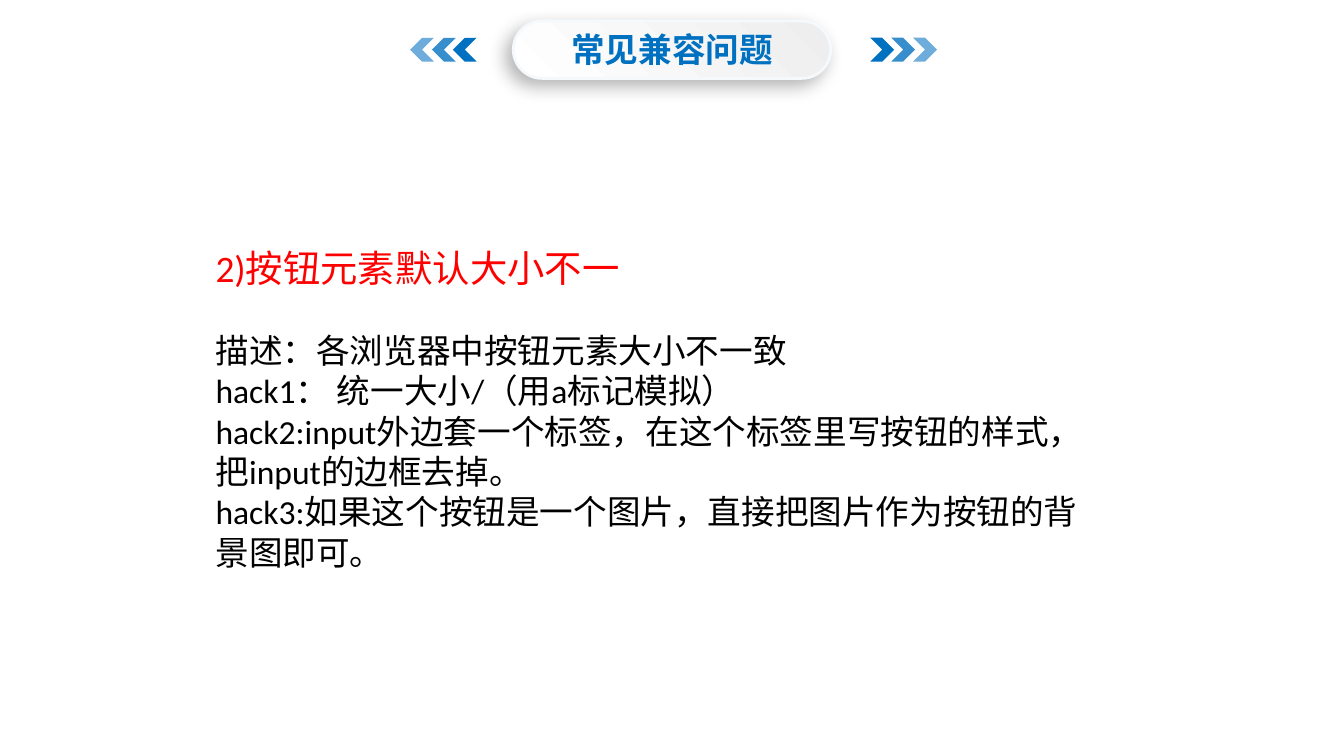
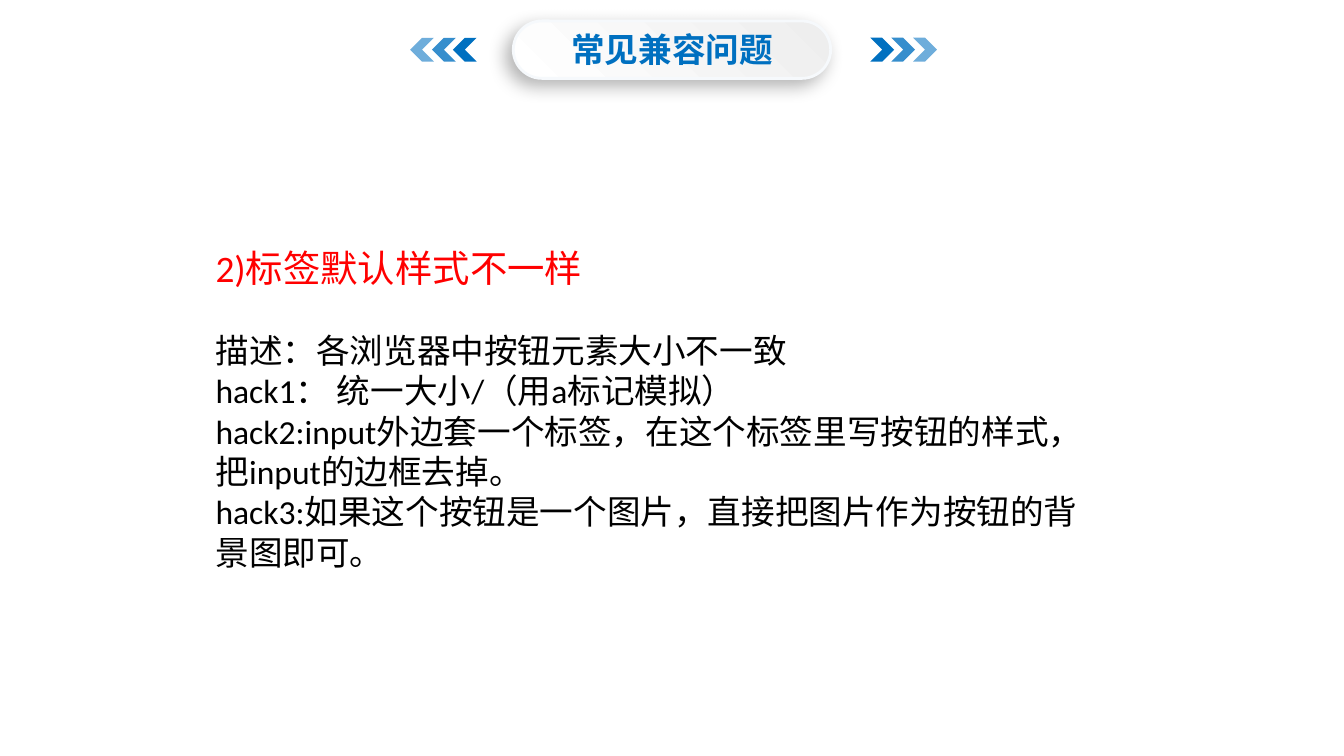
Before and after one commit to menglaoda/webA4, a slide deck: slide 25 of PPT/CSS/04css属性及兼容.pptx. Drawn at 1344x756 pixels with LibreOffice and Linux fonts; fonts in the diff are those of the drawing; background and template pictures are left out. Boxes give left, top, right and bottom in pixels: in the first picture for what was removed or moved away, otherwise in the second. Text is boxed around its words. In the diff, an @@ line names an element or a change of style, - is before the commit and + after.

```diff
--- a/PPT/CSS/04css属性及兼容.pptx
+++ b/PPT/CSS/04css属性及兼容.pptx
@@ text at (216,251,583,287): text changed @@
-2)按钮元素默认大小不一
+2)标签默认样式不一样
```
Also in this commit, not shown: 2 other slides changed, 5 other files.
